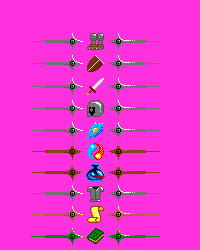
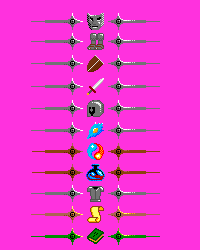
Two versions of the same layered image (200px x 250px). Layer-by-layer changes:
painted on "bg" over [31, 13, 160, 30]
